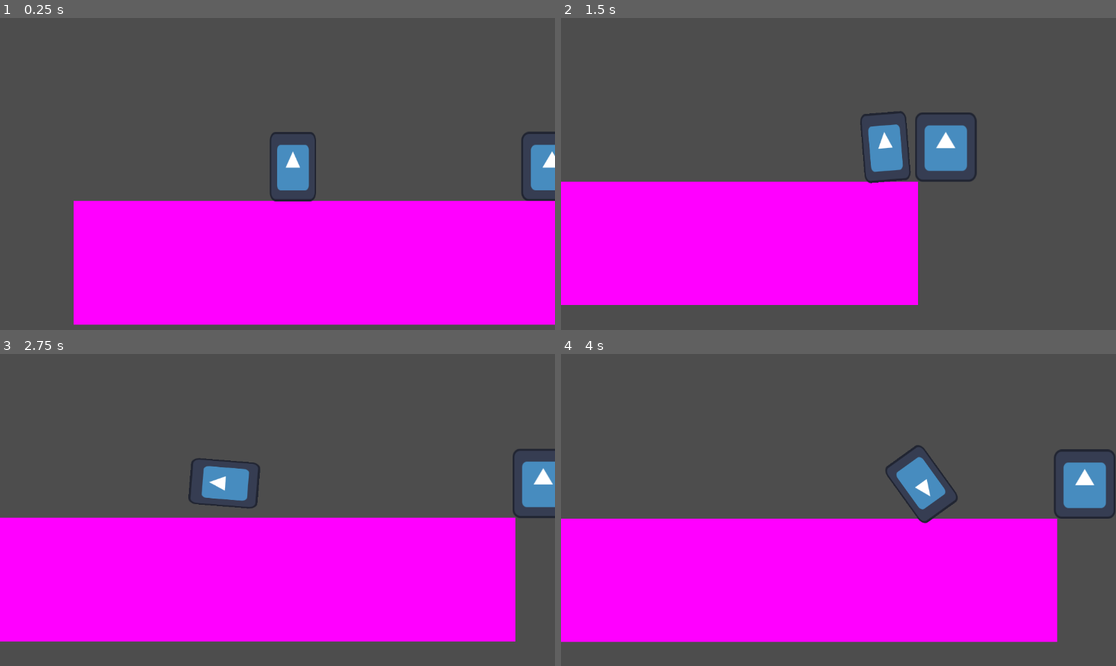
Above: before the commit, frames 1-4 (two rows, left to right).
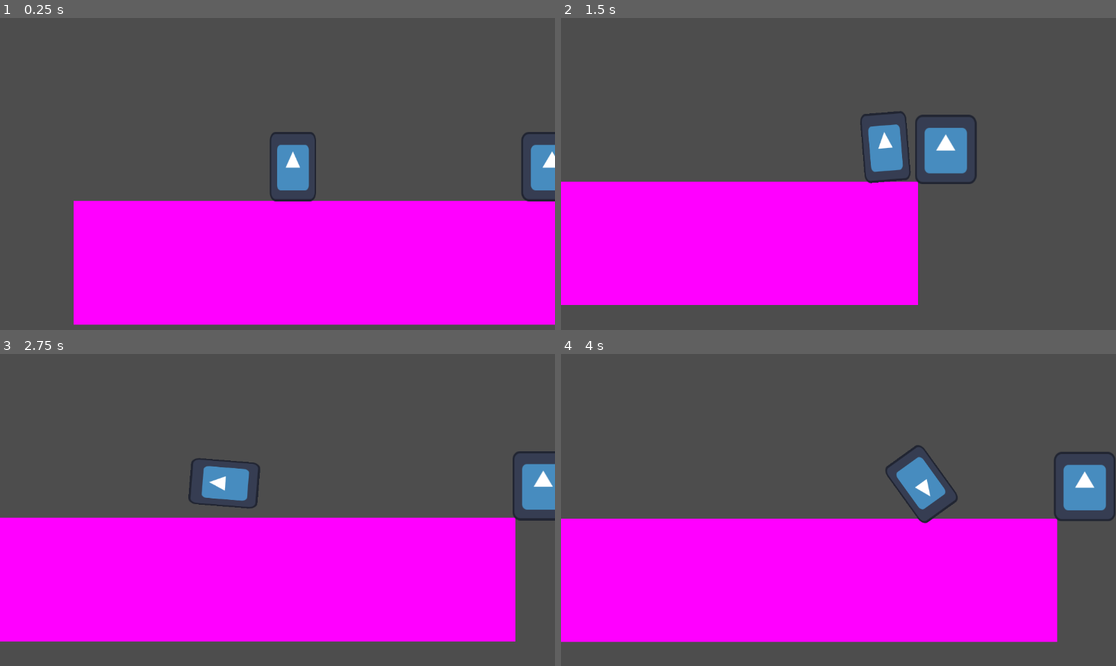
Above: after the commit, the same moments.

Repository: CodeScratcher/soulslike
Game: Godot game, scene res://Levels/test_scene.tscn
The game is run twice, just before and just after one commit, with the same random seed, the same clock (stepped at 60 frames per second) and the same inputs. The engine's default icon, where the game draws it, is replaced by a stand-in: a white triangle on a blue panel in a dark square.
Inputs:
- Up to frame 1 (0.25 s): no input
- Up to frame 2 (1.5 s): hold Space (roll) 0.53-1.28 s; hold D (right) from 0.53 s (still down); tap W (jump) at 0.77 s; tap Space (roll) at 1.35 s
- Up to frame 3 (2.75 s): tap W (jump) at 1.52 s; release D (right) at 2.03 s; hold A (left) from 2.03 s (still down); hold Space (roll) from 2.03 s (still down)
- Up to frame 4 (4 s): release A (left) at 2.78 s; release Space (roll) at 2.78 s; hold D (right) from 2.78 s (still down); tap Space (roll) at 2.85 s; tap W (jump) at 3.02, 3.77 s; hold Space (roll) from 3.53 s (still down)

The runs differ from the first frame. In frame 1, less than 0.1% of the frame differs, in the area x 94-100%, y 58-59%; in frame 2, 0.5%; in frame 3, 0.4%; in frame 4, 0.5%, in the area x 88-100%, y 30-54%.

Commit message:
TestEnemy physics box fix
Enemy physics box fix again again but its the final one

Diff:
--- a/Objects/test_enemy.tscn
+++ b/Objects/test_enemy.tscn
@@ -1,20 +1,34 @@
-[gd_scene load_steps=4 format=3 uid="uid://d3am4wmcyhydx"]
+[gd_scene load_steps=6 format=3 uid="uid://d3am4wmcyhydx"]
 
 [ext_resource type="Texture2D" uid="uid://duyvdhdn6yd5l" path="res://icon.svg" id="1_brvmh"]
 [ext_resource type="Script" path="res://Scripts/test_enemy.gd" id="1_faffx"]
 
-[sub_resource type="RectangleShape2D" id="RectangleShape2D_igqx6"]
-size = Vector2(64, 68)
+[sub_resource type="CapsuleShape2D" id="CapsuleShape2D_fbocd"]
+height = 72.0
+
+[sub_resource type="CapsuleShape2D" id="CapsuleShape2D_k6hhj"]
+height = 72.0
+
+[sub_resource type="RectangleShape2D" id="RectangleShape2D_3lqeg"]
+size = Vector2(44, 72)
 
 [node name="TestEnemy" type="CharacterBody2D"]
 collision_layer = 4
 script = ExtResource("1_faffx")
 
 [node name="Sprite2D" type="Sprite2D" parent="."]
-position = Vector2(32, 32)
+position = Vector2(32, 34)
 scale = Vector2(0.5, 0.5625)
 texture = ExtResource("1_brvmh")
 
+[node name="CollisionShape2D2" type="CollisionShape2D" parent="."]
+position = Vector2(54, 34)
+shape = SubResource("CapsuleShape2D_fbocd")
+
 [node name="CollisionShape2D" type="CollisionShape2D" parent="."]
+position = Vector2(10, 34)
+shape = SubResource("CapsuleShape2D_k6hhj")
+
+[node name="CollisionShape2D3" type="CollisionShape2D" parent="."]
 position = Vector2(32, 34)
-shape = SubResource("RectangleShape2D_igqx6")
+shape = SubResource("RectangleShape2D_3lqeg")
